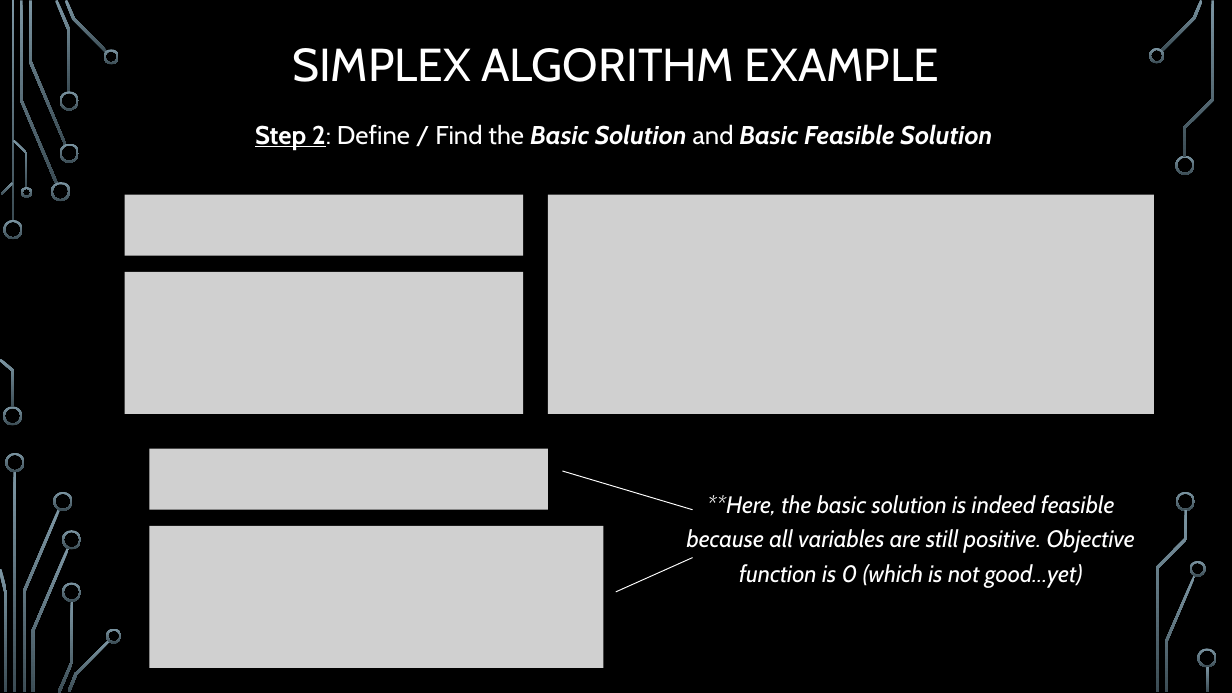
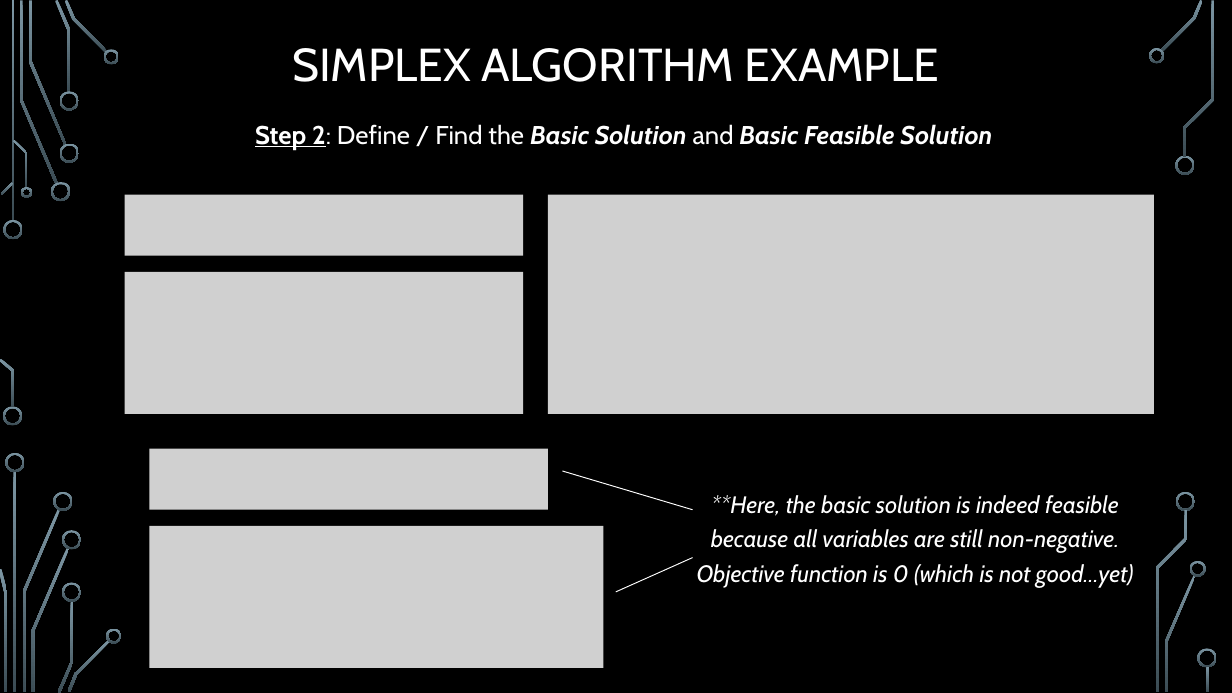
Before and after one commit to janiceeguo/advAlgo, a slide deck: slide 7 of slides/LinearProgramming-part2-Simplex.pptx. Drawn at 1232x693 pixels with LibreOffice and Linux fonts; fonts in the diff are those of the drawing; grey boxes stand for pictures; background and template pictures are left out. Boxes give left, top, right and bottom in pixels: in the first picture for what was removed or moved away, otherwise in the second. Text is boxed around its words. In the diff, an @@ line names an element or a change of style, - is before the commit and + after.

Commit message:
slide updates

```diff
--- a/slides/LinearProgramming-part2-Simplex.pptx
+++ b/slides/LinearProgramming-part2-Simplex.pptx
@@ text at (697, 495, 1134, 588): text changed @@
-**Here, the basic solution is indeed feasible because all variables are still positive. Objective function is 0 (which is not good…yet)
+**Here, the basic solution is indeed feasible because all variables are still non-negative. Objective function is 0 (which is not good…yet)
```
Also in this commit, not shown: 2 other slides changed.
